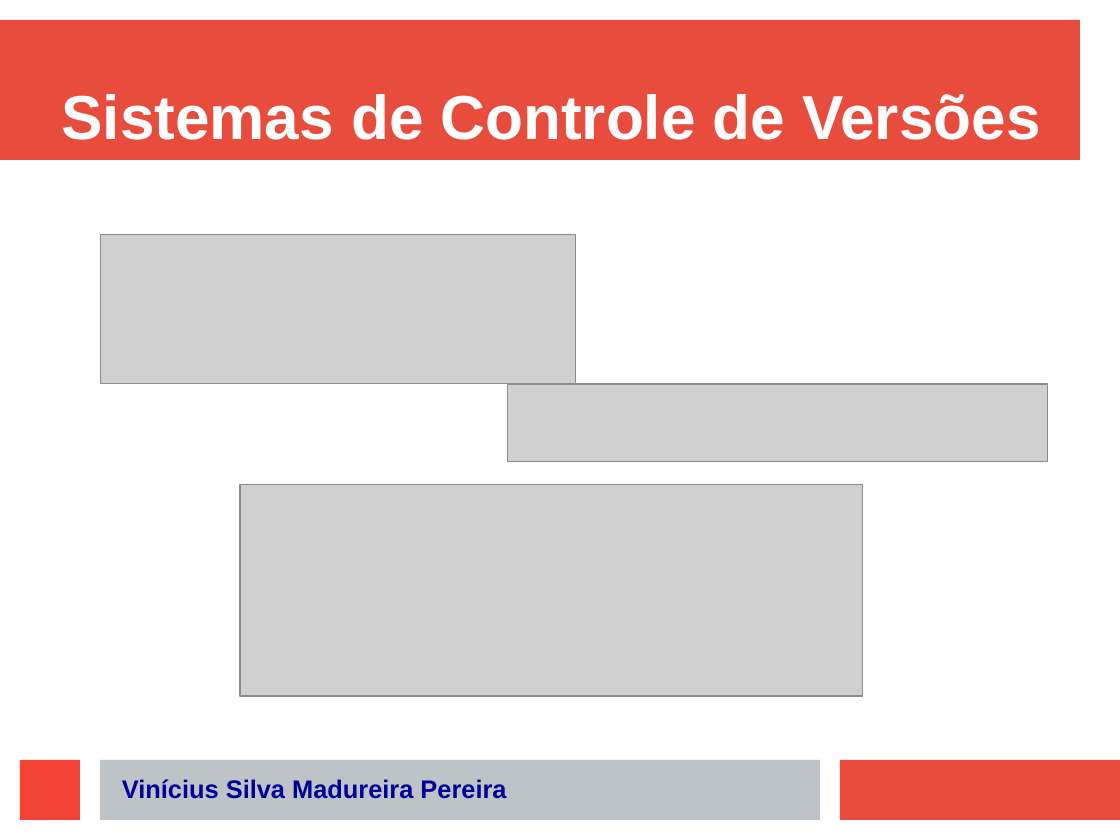
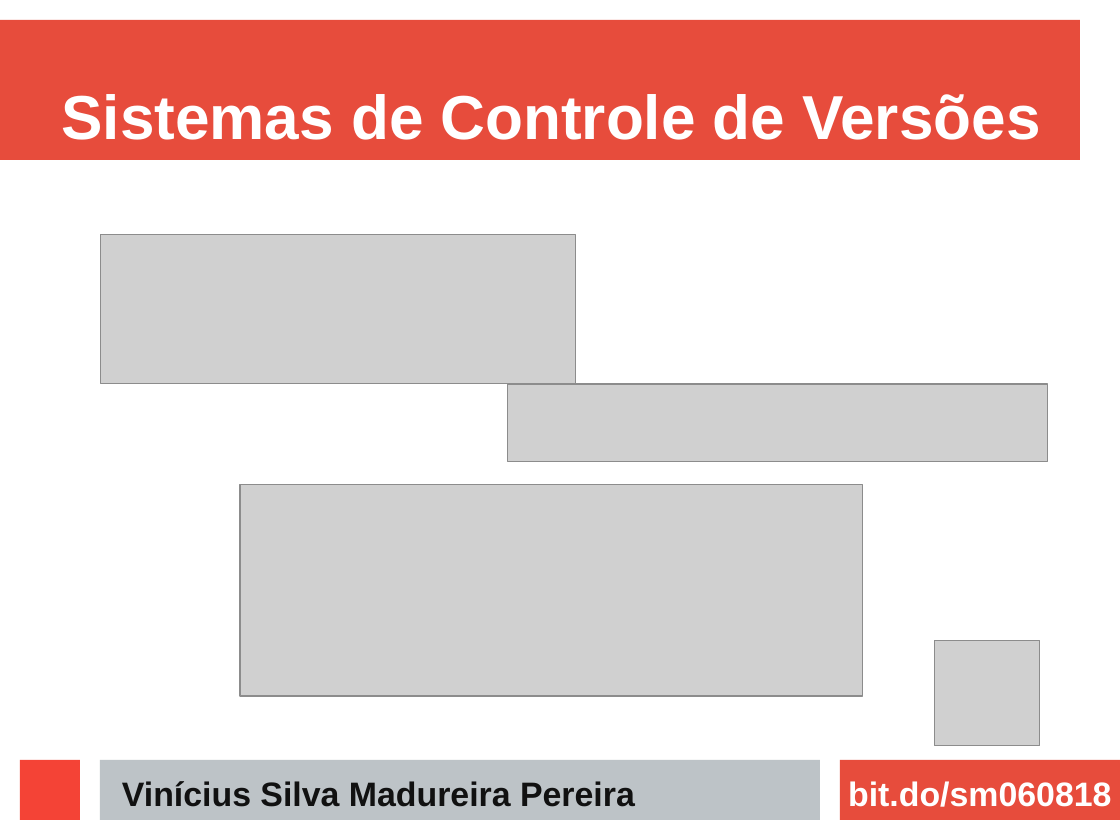
Before and after one commit to ViniciusMadureira/etec, a slide deck: slide 1 of apresentacao.odp. Drawn at 1120x840 pixels with LibreOffice and Linux fonts; fonts in the diff are those of the drawing; grey boxes stand for pictures. Boxes give left, top, right and bottom in pixels: in the first picture for what was removed or moved away, otherwise in the second. Text is boxed around its words. In the diff, an @@ line names an element or a change of style, - is before the commit and + after.

```diff
--- a/apresentacao.odp
+++ b/apresentacao.odp
@@ picture added at [934,640,1040,746] @@
@@ text "Vinícius Silva Madureira Pereira" at [122,781,635,807]: size 18 to 24 pt, text colour #000099 to #111111 @@
@@ text added at [848,781,1111,807], 24 pt, text #FFFFFF, bold @@
+bit.do/sm060818
```
Also in this commit, not shown: 7 other slides changed, 2 slides added, 2 slides removed, 1 other file.
